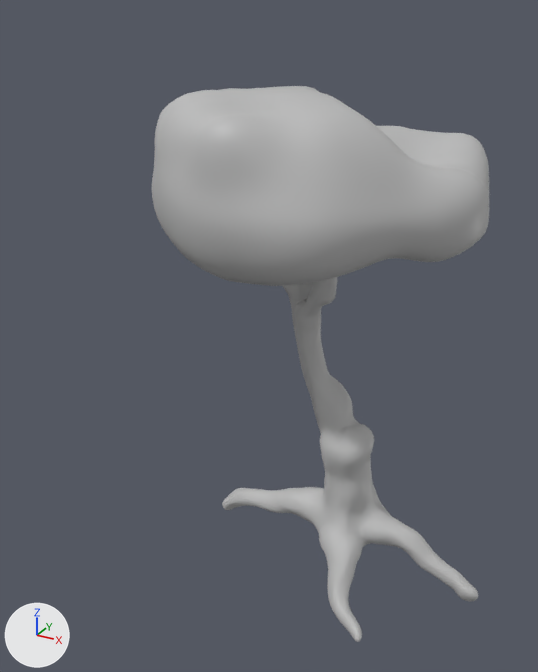
What one commit did to the FBX model Assets/Art/Environment/Dependencies/Trees/Models/Tree_04.fbx.
Both versions are drawn from a camera (50 mm lens) standing at (0.619, -1.122, 0.582) and looking at (0.139, -0.249, 0.146). The axes (+X, +Y, +Z) are drawn at lower left. The lights are the same throughout. Where no turn or scale is listed for an object, it has been applied to the vertices.

Before the edit, the objects in view are built like this:
```python
me_mesh = bpy.data.meshes.new('Mesh')
me_mesh.from_pydata(...)  # 2633 vertices, 2631 faces; spans x -0.029..0.421, y -0.419..0.0, z 0.237..0.491
me_mesh.materials.append(mat_leaves_06)  # grey #bcbcbc
me_mesh_001 = bpy.data.meshes.new('Mesh.001')
me_mesh_001.from_pydata(...)  # 7137 vertices, 7135 faces; spans x 0.036..0.478, y -0.373..-0.056, z -0.237..0.361
me_mesh_001.materials.append(mat_tree_06)  # grey #bcbcbc
ob_leaves_05 = bpy.data.objects.new('Leaves_05', me_mesh)
ob_leaves_05.location = (0.0, 0.0, 0.0)
ob_tree_05 = bpy.data.objects.new('Tree_05', me_mesh_001)
ob_tree_05.location = (0.0, 0.0, 0.0)
```
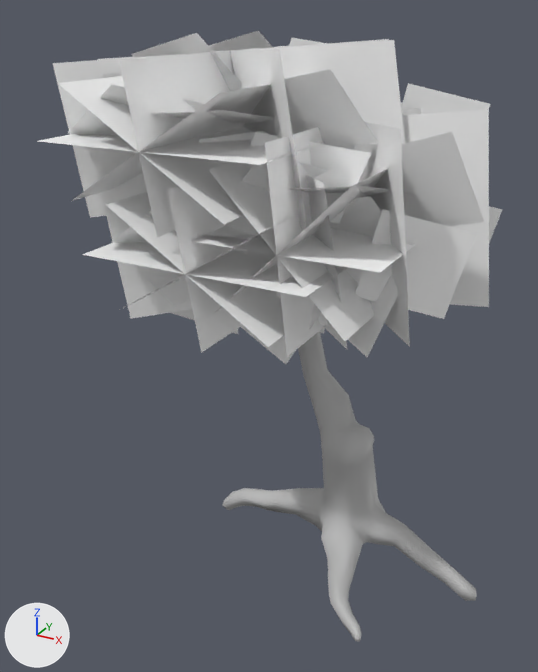
What differs and where, as boxes [x1, y1, x2, y2] in the pictures (538 x 672 px):
'Leaves_04', added: after [39, 39, 489, 357]
'Leaves_05', deleted: before [152, 86, 489, 286]
'Leaf_Branches_04', added: after [68, 30, 502, 364]

The change in detail:
Material 'Leaves_Branch_Planes_04' (mat_leaves_branch_planes_04) is new.
Its base color is (1.0, 1.0, 1.0) (white #ffffff).
Material 'Leaves_Planes_04' (mat_leaves_planes_04) is new.
Its base color is (1.0, 1.0, 1.0) (white #ffffff).
Mesh me_mesh_001_1 is new.
It has 240 vertices, 60 faces and spans x -0.289..0.289, y -0.205..0.205, z -0.198..0.198.
It uses material mat_leaves_branch_planes_04 (white #ffffff).
Mesh me_mesh_002 is new.
It has 84 vertices, 21 faces and spans x -0.297..0.297, y -0.226..0.226, z -0.178..0.178.
It uses material mat_leaves_planes_04 (white #ffffff).
Object 'Leaves_05' (ob_leaves_05) is deleted.
Object 'Leaf_Branches_04' (ob_leaf_branches_04) is new; it shows me_mesh_001_1.
Its location is (0.15, -0.227, 0.357).
Object 'Leaves_04' (ob_leaves_04) is new; it shows me_mesh_002.
Its location is (0.143, -0.232, 0.371).
